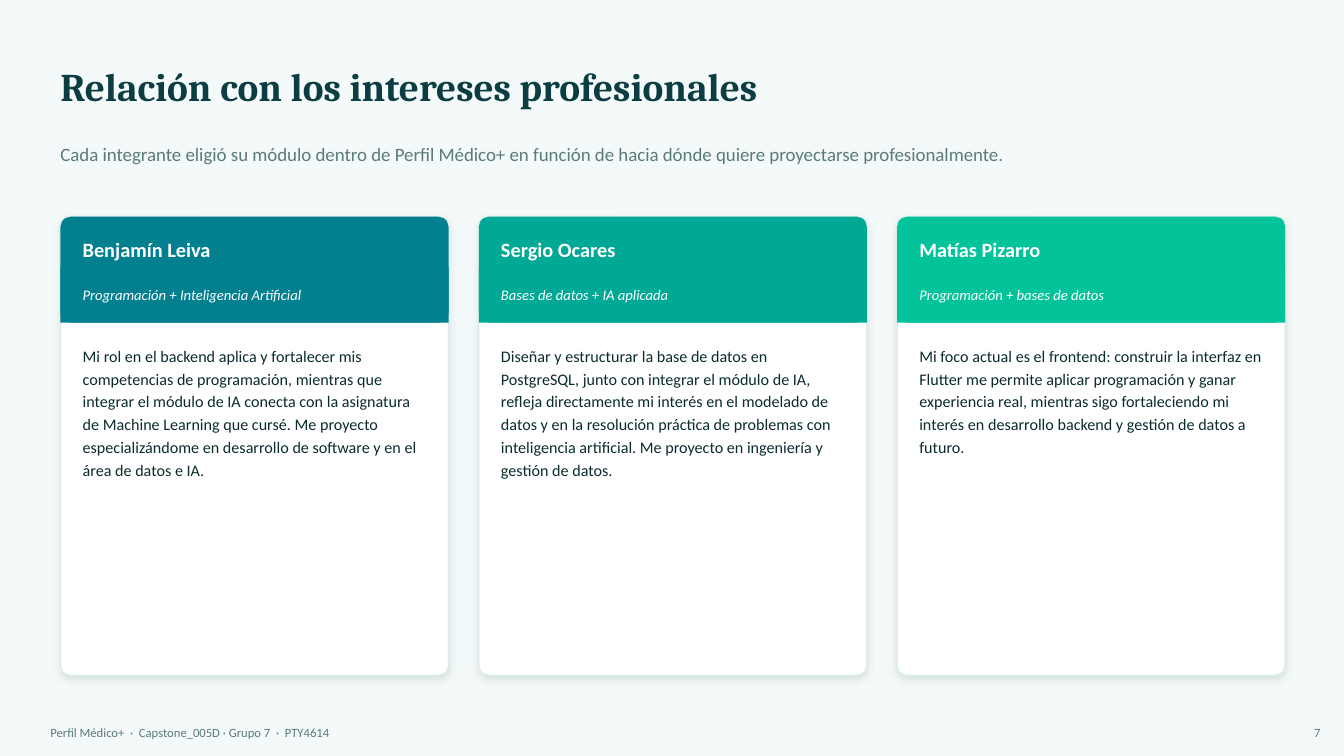
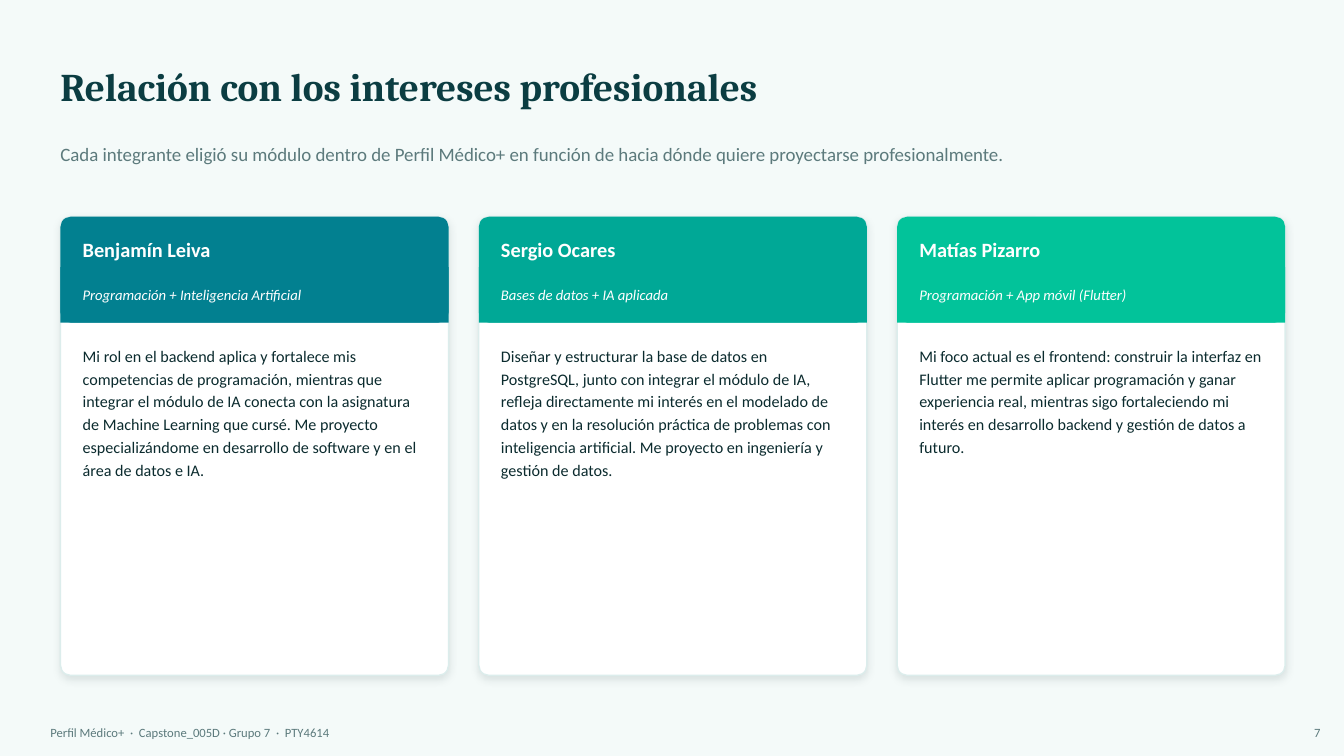
Before and after one commit to Bvnjvmin/Perfil-Medico-, a slide deck: slide 7 of Fase 1/Evidencias Grupales/PerfilMedico_ExposicionFase1.pptx. Drawn at 1344x756 pixels with LibreOffice and Linux fonts; fonts in the diff are those of the drawing. Boxes give left, top, right and bottom in pixels: in the first picture for what was removed or moved away, otherwise in the second. Text is boxed around its words. In the diff, an @@ line names an element or a change of style, - is before the commit and + after.

Commit message:
Corrige error en la PPT
- "aplica y fortalecer" -> "aplica y fortalece" (texto de Benjamín)
- Etiqueta de Matías ahora dice "Programación + App móvil (Flutter)",
  coherente con su rol declarado en la slide de Metodología

```diff
--- a/Fase 1/Evidencias Grupales/PerfilMedico_ExposicionFase1.pptx
+++ b/Fase 1/Evidencias Grupales/PerfilMedico_ExposicionFase1.pptx
@@ text at (919, 289, 1127, 303): text changed @@
-Programación + bases de datos
+Programación + App móvil (Flutter)
@@ text at (83, 350, 417, 476): text changed @@
-Mi rol en el backend aplica y fortalecer mis competencias de programación, mientras que integrar el módulo de IA conecta con la asignatura de Machine Learning que cursé. Me proyecto especializándome en desarrollo de software y en el área de datos e IA.
+Mi rol en el backend aplica y fortalece mis competencias de programación, mientras que integrar el módulo de IA conecta con la asignatura de Machine Learning que cursé. Me proyecto especializándome en desarrollo de software y en el área de datos e IA.
```
Also in this commit, not shown: 7 other slides changed.
